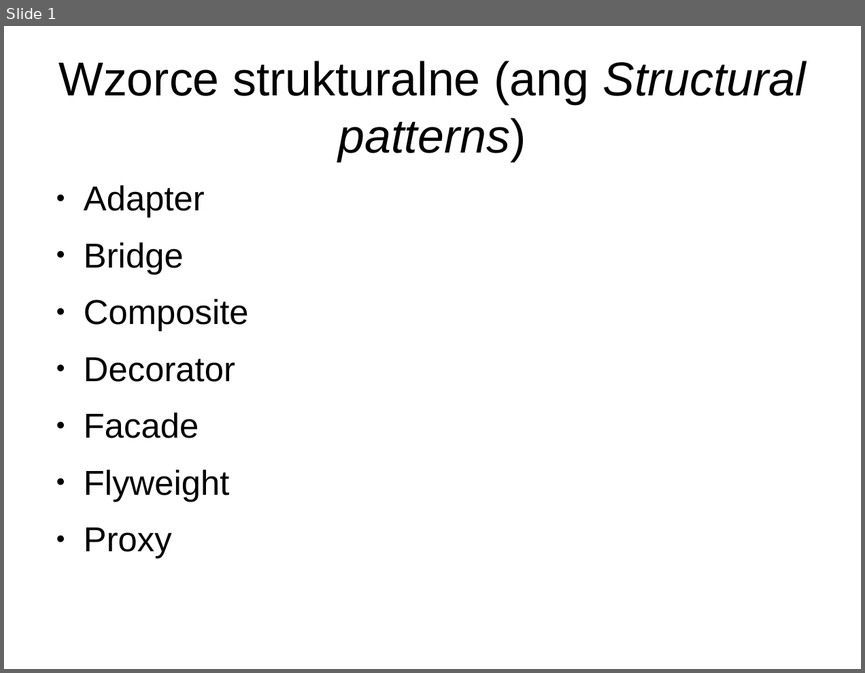
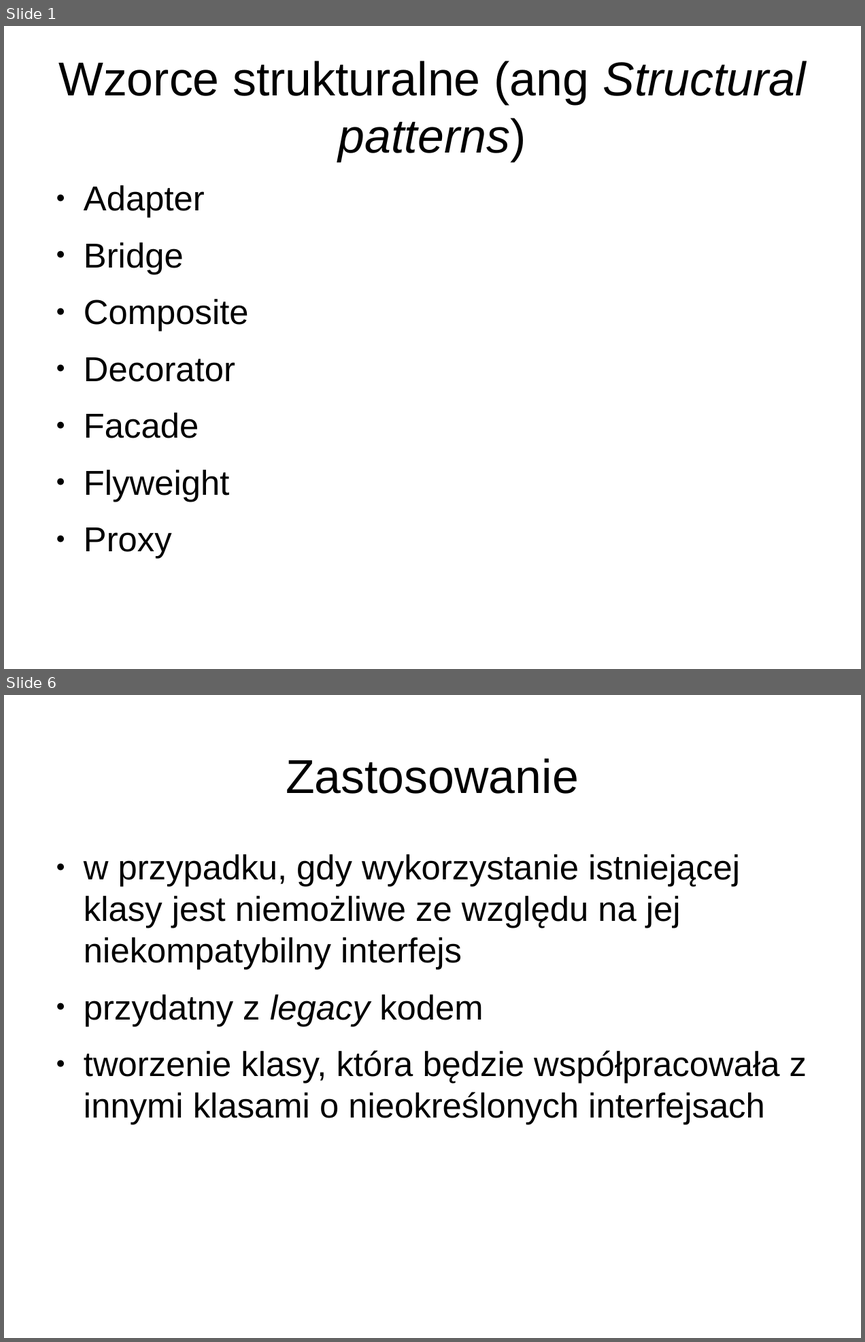
Before and after one commit to anicos/wzorce-projektowe-prezentacja, a slide deck: Part_2.odp. Shown one above the other, each under a label of ours: slide 1 before the commit, slides 1 and 6 after it; the slides between them are not shown. The pictures are 865x673 and 865x1342 pixels, drawn with LibreOffice and Linux fonts; fonts in the diff are those of the drawing. Boxes give left, top, right and bottom in pixels: in the first picture for what was removed or moved away, otherwise in the second. Text is boxed around its words. In the diff, an @@ line names an element or a change of style, - is before the commit and + after.

```diff
--- a/Part_2.odp
+++ b/Part_2.odp
@@ slide 6 added at bbox=[4, 695, 861, 1338], background #FFFFFF @@
@@ title added at bbox=[286, 758, 579, 794], 44 pt, text #000000 @@
+Zastosowanie
@@ text added at bbox=[84, 854, 806, 1125], 32 pt, text #000000 @@
+● w przypadku, gdy wykorzystanie istniejącej klasy jest niemożliwe ze względu na jej niekompatybilny interfejs
+● przydatny z legacy kodem
+● tworzenie klasy, która będzie współpracowała z innymi klasami o nieokreślonych interfejsach
```
Also in this commit, not shown: 8 other slides added.
